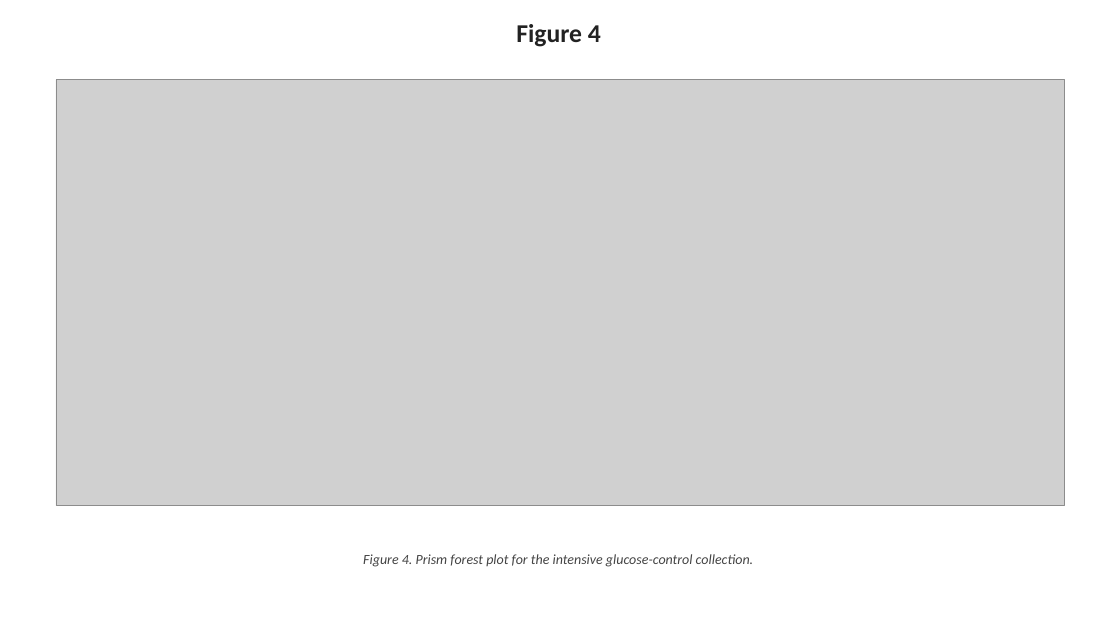
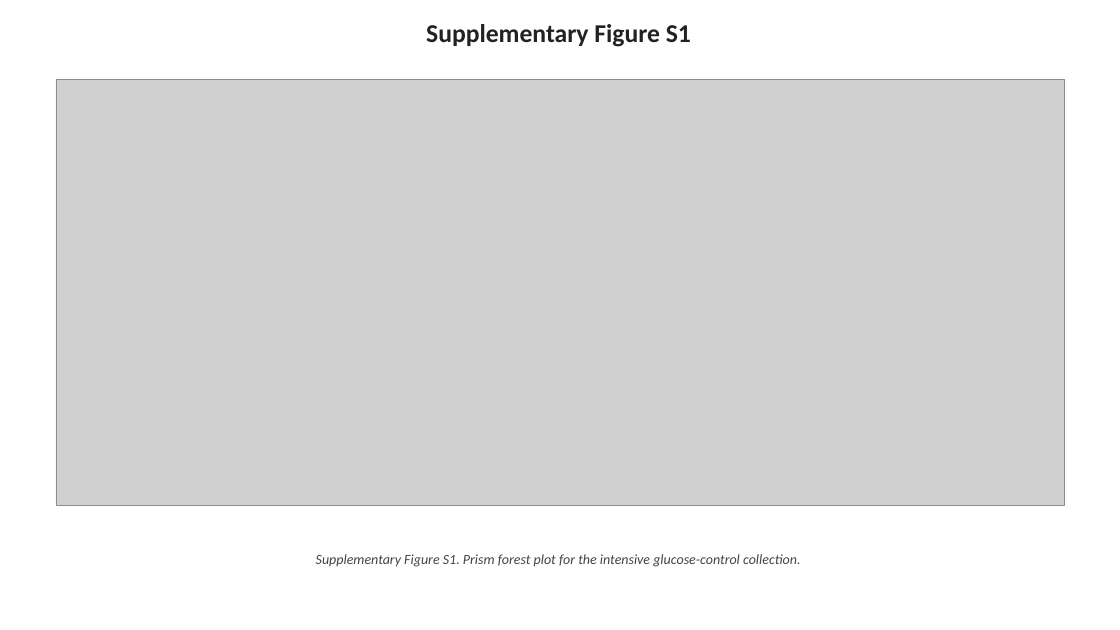
Before and after one commit to bougtoir/linko-icr-paper, a slide deck: slide 5 of icr_paper/LINKO_figures_english.pptx. Drawn at 1120x630 pixels with LibreOffice and Linux fonts; fonts in the diff are those of the drawing; grey boxes stand for pictures. Boxes give left, top, right and bottom in pixels: in the first picture for what was removed or moved away, otherwise in the second. Text is boxed around its words. In the diff, an @@ line names an element or a change of style, - is before the commit and + after.

```diff
--- a/icr_paper/LINKO_figures_english.pptx
+++ b/icr_paper/LINKO_figures_english.pptx
@@ text at (426,24,691,47): text changed @@
-Figure 4
+Supplementary Figure S1
@@ text at (316,554,800,567): text changed @@
-Figure 4. Prism forest plot for the intensive glucose-control collection.
+Supplementary Figure S1. Prism forest plot for the intensive glucose-control collection.
```
Also in this commit, not shown: 3 other slides changed, 6 other files.
